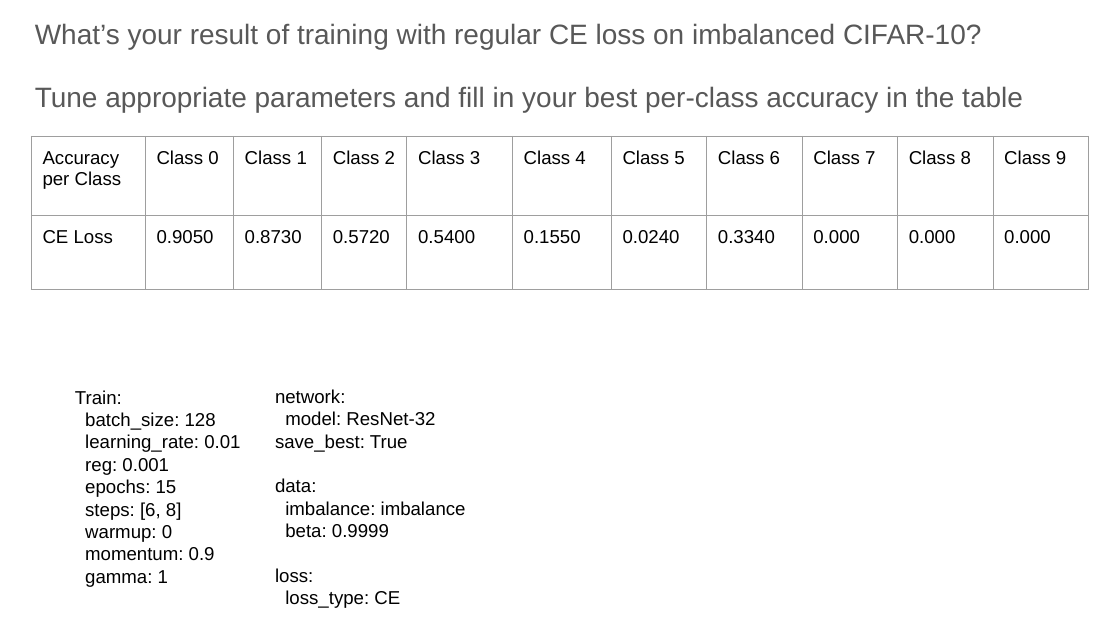
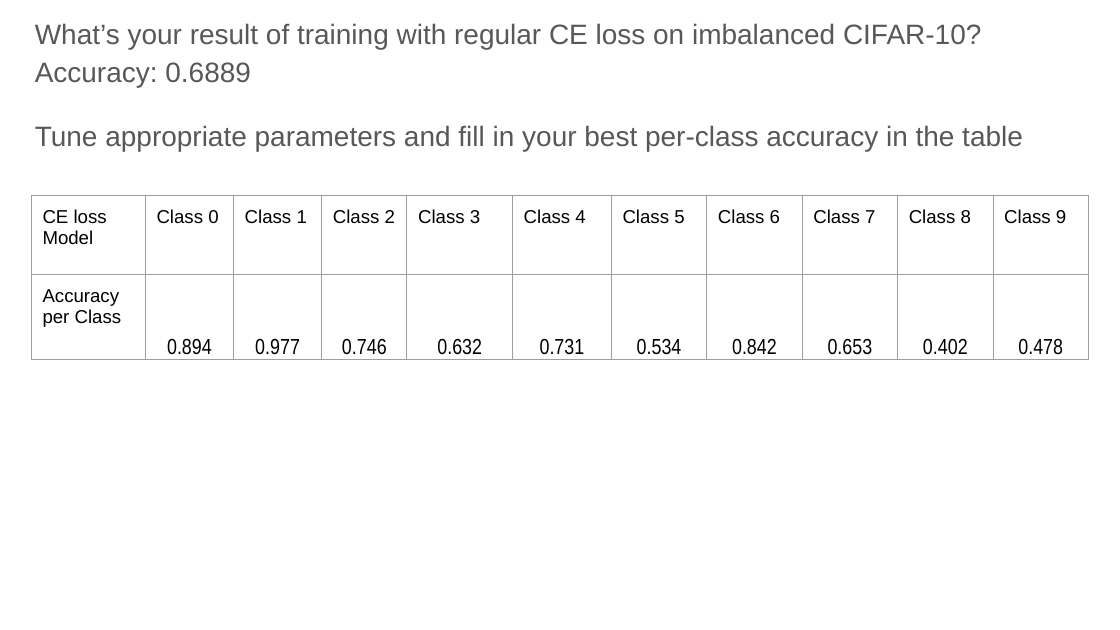
Before and after one commit to jcha-hub/DL_PS2, a slide deck: slide 18 of report-template-a2_v2.pptx. Drawn at 1120x630 pixels with LibreOffice and Linux fonts; fonts in the diff are those of the drawing. Boxes give left, top, right and bottom in pixels: in the first picture for what was removed or moved away, otherwise in the second. Text is boxed around its words. In the diff, an @@ line names an element or a change of style, - is before the commit and + after.

```diff
--- a/report-template-a2_v2.pptx
+++ b/report-template-a2_v2.pptx
@@ text at (x1=35, y1=62, x2=251, y2=88): paragraph added @@
+Accuracy: 0.6889
@@ table at (x1=31, y1=195, x2=1088, y2=363) @@
-row 1, column 1: Accuracy per Class
+row 1, column 1: CE loss Model
-row 2: CE Loss | 0.9050 | 0.8730 | 0.5720 | 0.5400 | 0.1550 | 0.0240 | 0.3340 | 0.000 | 0.000 | 0.000
+row 2: Accuracy per Class | 0.894 | 0.977 | 0.746 | 0.632 | 0.731 | 0.534 | 0.842 | 0.653 | 0.402 | 0.478
@@ table resized from (x1=31, y1=137, x2=1088, y2=290) to (x1=31, y1=195, x2=1088, y2=363) @@
@@ text removed at (x1=275, y1=389, x2=466, y2=608) @@
-network:
-model: ResNet-32
-save_best: True
-data:
-imbalance: imbalance
-beta: 0.9999
-loss:
-loss_type: CE
@@ text removed at (x1=75, y1=390, x2=240, y2=587) @@
-Train:
-batch_size: 128
-learning_rate: 0.01
-reg: 0.001
-epochs: 15
-steps: [6, 8]
-warmup: 0
-momentum: 0.9
-gamma: 1
```
Also in this commit, not shown: 6 other slides changed, 1 slide added, 3 other files.
